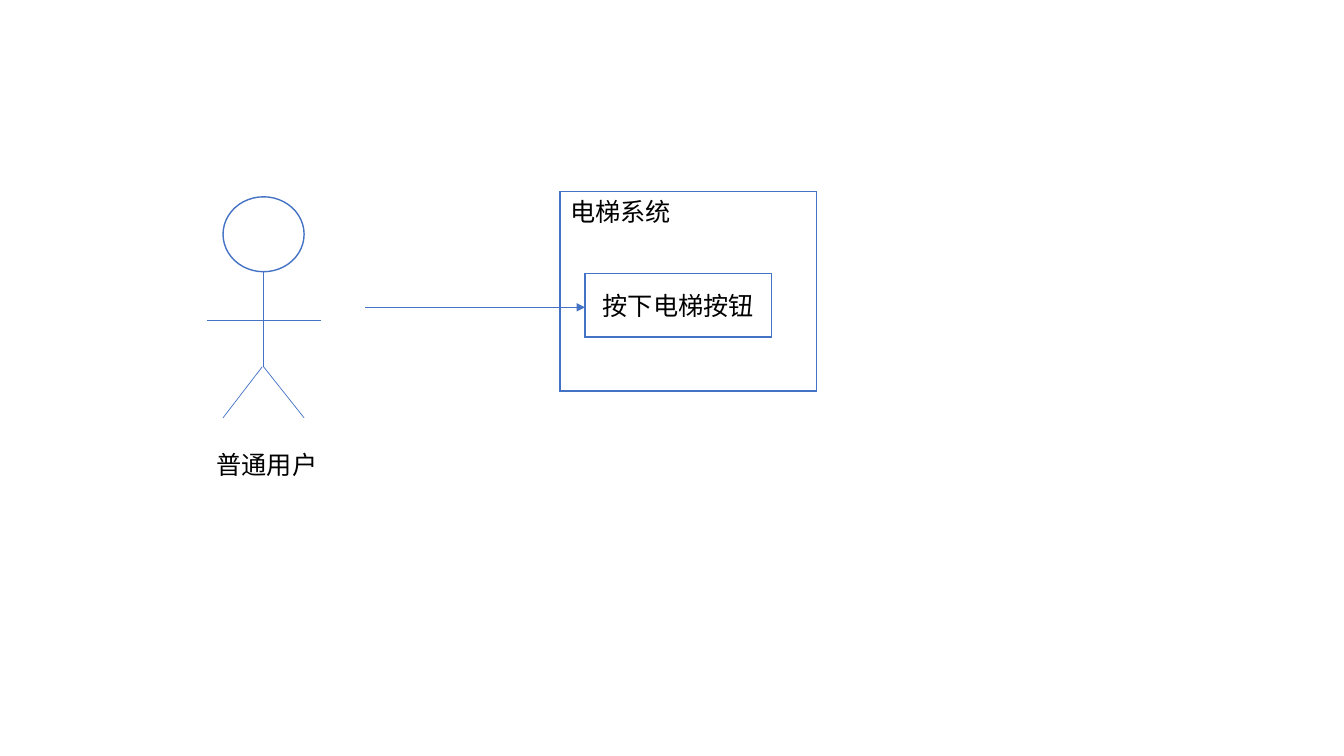
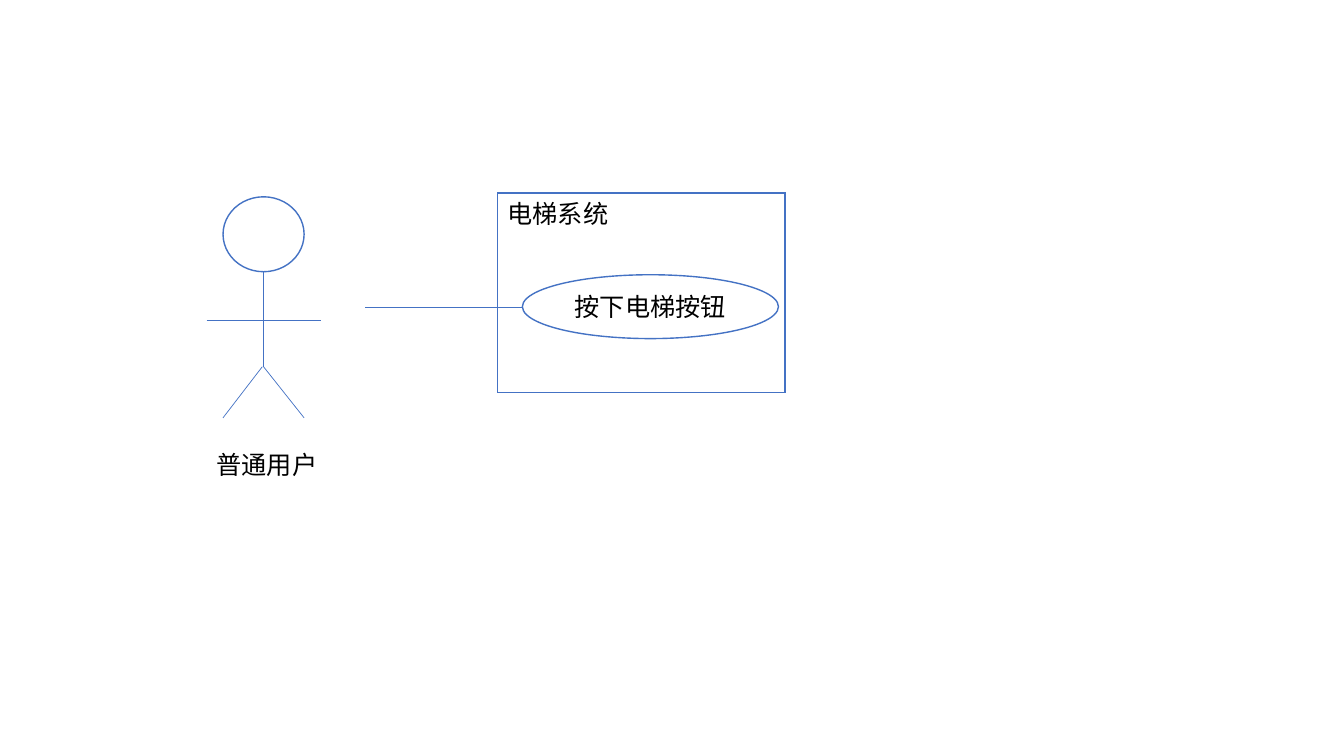
Before and after one commit to wygbuaa/Team1, a slide deck: slide 9 of 需求文档图.pptx. Drawn at 1344x756 pixels with LibreOffice and Linux fonts; fonts in the diff are those of the drawing. Boxes give left, top, right and bottom in pixels: in the first picture for what was removed or moved away, otherwise in the second. Text is boxed around its words. In the diff, an @@ line names an element or a change of style, - is before the commit and + after.

```diff
--- a/需求文档图.pptx
+++ b/需求文档图.pptx
@@ rectangle "电梯系统": place and size @@
-rectangle "电梯系统" at bbox=[561, 192, 817, 391]
+rectangle "电梯系统" at bbox=[498, 193, 785, 392]
@@ ellipse "按下电梯按钮": place and size @@
-ellipse "按下电梯按钮" at bbox=[585, 273, 771, 337]
+ellipse "按下电梯按钮" at bbox=[522, 275, 778, 339]
@@ ellipse "按下电梯按钮" at bbox=[522, 275, 778, 339]: rectangle to ellipse @@
@@ arrow moved from (365, 308) - (585, 308) to (365, 308) - (522, 308) @@
@@ arrow (365, 308) - (522, 308): arrow to line @@
```
Also in this commit, not shown: 6 other slides changed, 2 other files.
